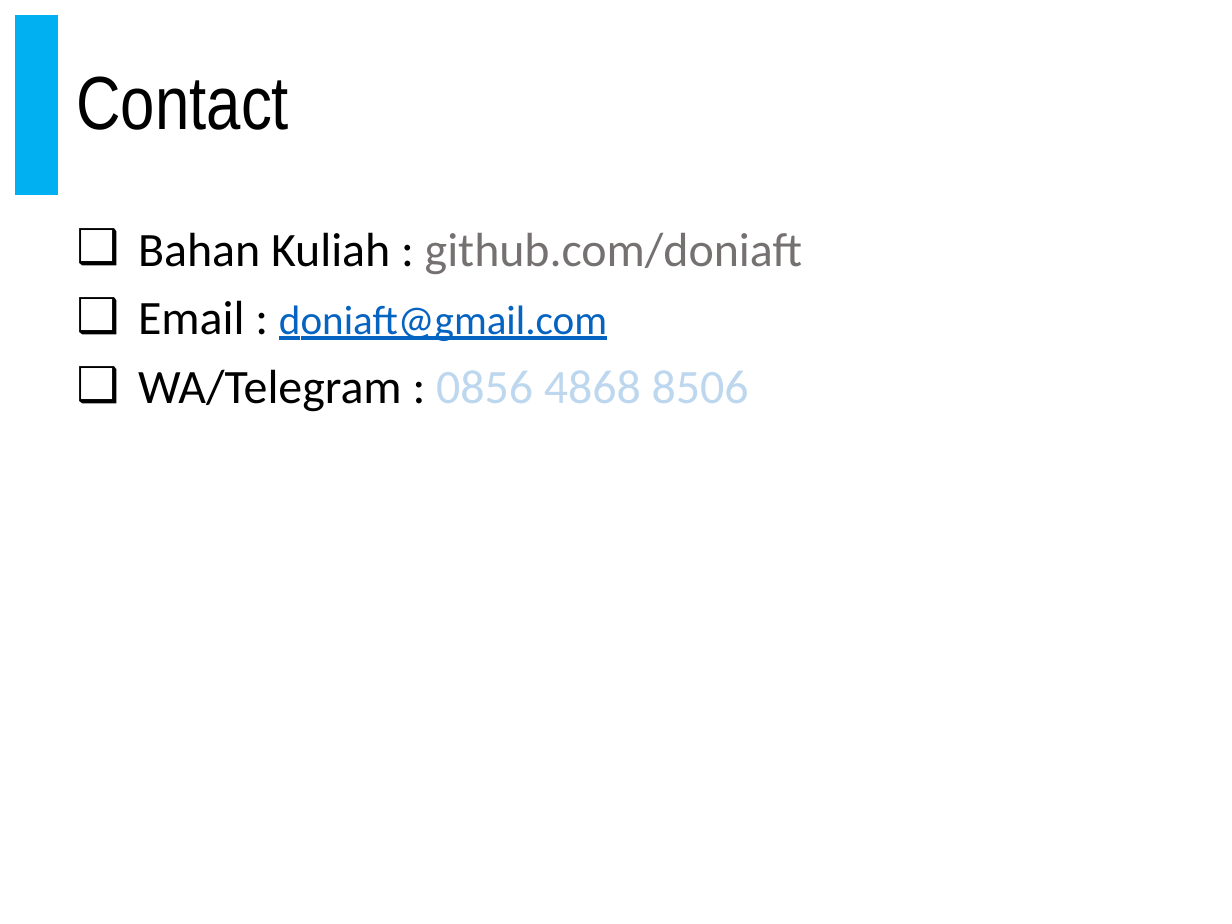
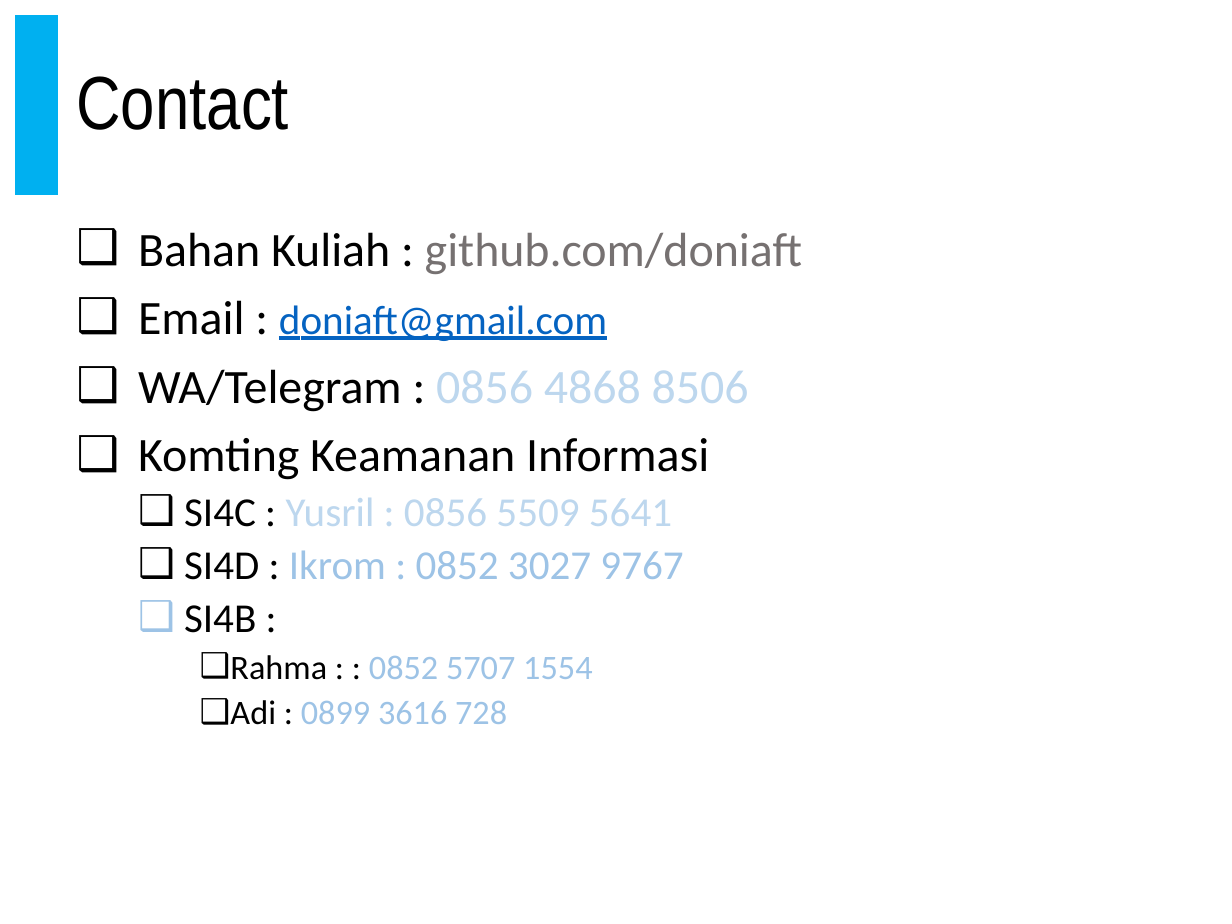
Before and after one commit to doniaft/Keamanan-Informasi, a slide deck: slide 48 of 1. Bahan Ajar/01. Keamanan Informasi - Pendahuluan.pptx (slide 59 before the commit). Drawn at 1232x924 pixels with LibreOffice and Linux fonts; fonts in the diff are those of the drawing. Boxes give left, top, right and bottom in pixels: in the first picture for what was removed or moved away, otherwise in the second. Text is boxed around its words. In the diff, an @@ line names an element or a change of style, - is before the commit and + after.

```diff
--- a/1. Bahan Ajar/01. Keamanan Informasi - Pendahuluan.pptx
+++ b/1. Bahan Ajar/01. Keamanan Informasi - Pendahuluan.pptx
@@ text at <box>138,438,709,725</box>: paragraphs added @@
+❑ Komting Keamanan Informasi
+  ❑ SI4C : Yusril : 0856 5509 5641
+  ❑ SI4D : Ikrom : 0852 3027 9767
+  ❑ SI4B :
+    ❑ Rahma : : 0852 5707 1554
+    ❑ Adi : 0899 3616 728
```
Also in this commit, not shown: 3 other slides changed, 6 slides added, 17 slides removed, 1 other file.
